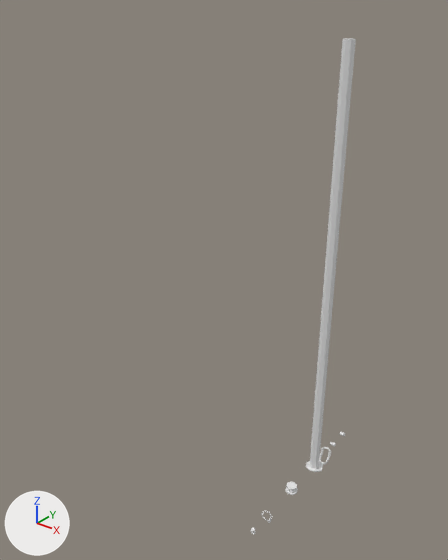
Before and after pictures for a commit that changed the FBX model Modeling/Entities/PlayerSkinModels/propsAll.fbx.
Rendered twice from a 50 mm lens placed at (23.1, -19.8, 21.2), pointed at (7.0, 0.3, 8.8). The axes (+X, +Y, +Z) are drawn at lower left. The lights are the same throughout. The first picture is the older version. Where no turn or scale is listed for an object, it has been applied to the vertices.

In view in the first picture: 'Bandolier', 'LeprechaunHat', 'Tophat'.
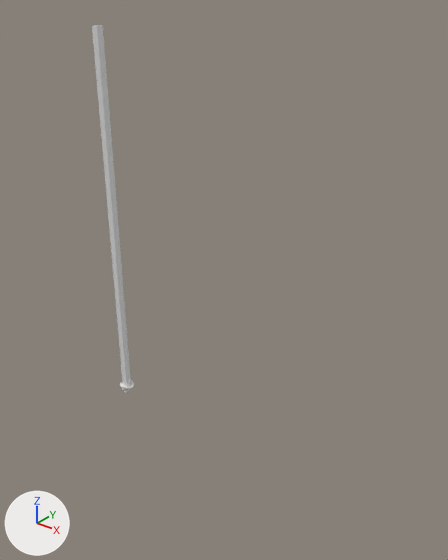
Changed parts and their boxes (x1, y1, x2, y2) in the pictures (448 x 560 px):
'Tophat', moved
    before: (306, 38, 356, 472)
    after: (92, 25, 134, 389)
'LeprechaunHat', moved (not visible afterwards)
    before: (285, 482, 298, 495)
'Bandolier', moved
    before: (319, 447, 331, 464)
    after: (123, 381, 132, 393)

Edits to the bpy script that builds the scene:
```text
Change ob_tophat:
    ob_tophat.location: (12.0, 1.0, 0.0) -> (0.0, 0.0, 0.0)
Change ob_bandolier:
    ob_bandolier.location: (12.0, 2.0, 0.0) -> (0.0, 0.0, 0.0)
Change ob_leprechaunhat:
    ob_leprechaunhat.location: (12.0, -1.0, 0.0) -> (0.0, 0.0, 0.0)
```
